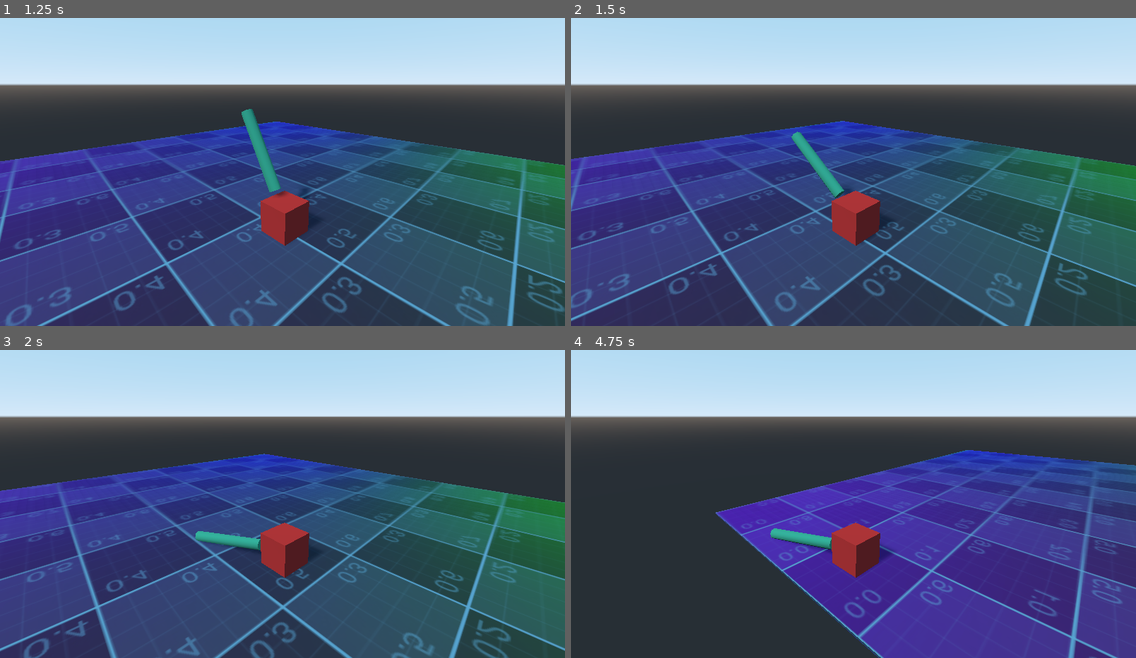
Above: before the commit, frames 1-4 (two rows, left to right).
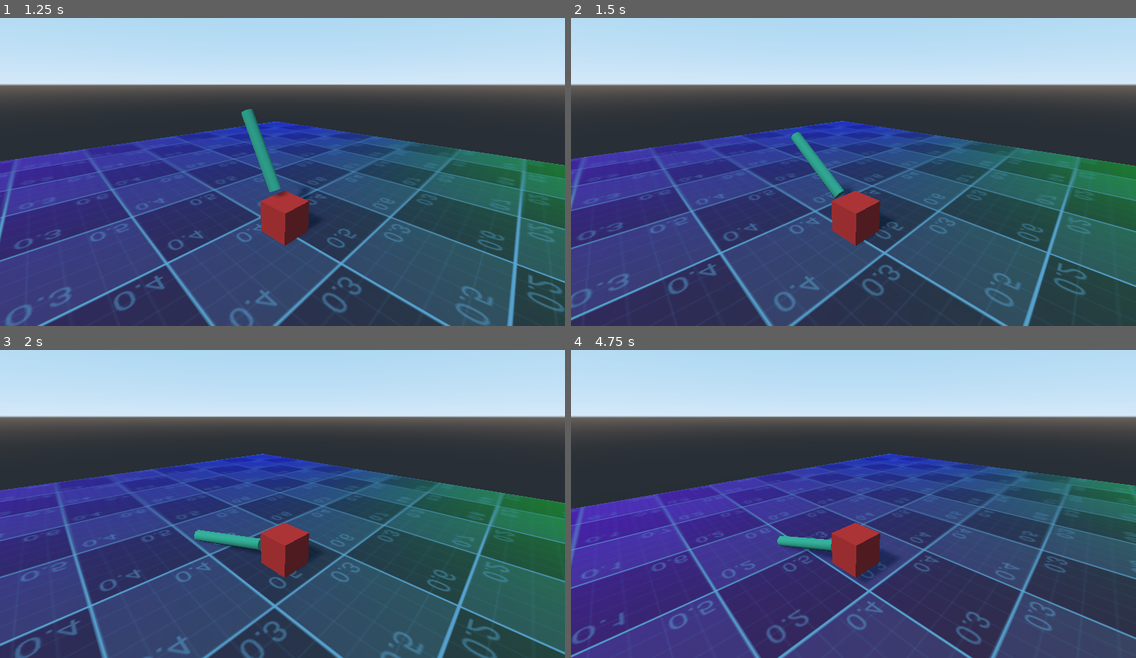
Above: after the commit, the same moments.

Repository: blennster/godot-pid-test
Game: Godot game, scene res://Root.tscn
Same seed, same stepped clock (60 frames per second), same inputs: the game is played once before the commit and once after it.
Inputs:
- Up to frame 1 (1.25 s): tap Enter (ui_accept) at 0.5 s; hold Right (move_right) from 0.53 s (still down); hold Enter (ui_accept) from 0.53 s (still down)
- Up to frame 2 (1.5 s): release Right (move_right) at 1.28 s; release Enter (ui_accept) at 1.28 s; hold Down (move_backwards) from 1.28 s (still down); tap Enter (ui_accept) at 1.35 s
- Up to frame 3 (2 s): keep holding Down (move_backwards); tap Enter (ui_accept) at 1.52, 1.82 s
- Up to frame 4 (4.75 s): release Down (move_backwards) at 2.03 s; hold Right (move_right) 2.03-2.78 s; hold Enter (ui_accept) 2.03-2.78 s; hold Up (move_forward) 2.78-3.53 s; tap Enter (ui_accept) at 2.85, 3.02, 3.32, 4.35, 4.52 s; hold Enter (ui_accept) 3.53-4.28 s; hold Left (move_left) from 3.53 s (still down)

Frame 1 is identical in both runs. In frame 2, 1.2% of the frame differs, in the area x 0-100%, y 34-100%; in frame 3, 10%; in frame 4, 58%, in the area x 0-100%, y 32-100%.

Commit message:
Added disable

Diff:
--- a/regulator.gd
+++ b/regulator.gd
@@ -13,12 +13,16 @@
 	pendulum = get_node("../RigidBody2/Spatial")
 	pass # Replace with function body.
 
-
+var enable = true
 
 # Called every frame. 'delta' is the elapsed time since the previous frame.
 func _process(delta):
-	proccess_x(delta)
-	proccess_z(delta)
+	if Input.is_action_pressed("ui_accept"):
+		enable = !enable
+
+	if enable:
+		proccess_x(delta)
+		proccess_z(delta)
 
 var cum_err_z: float = 0
 var last_err_z: float = 0
